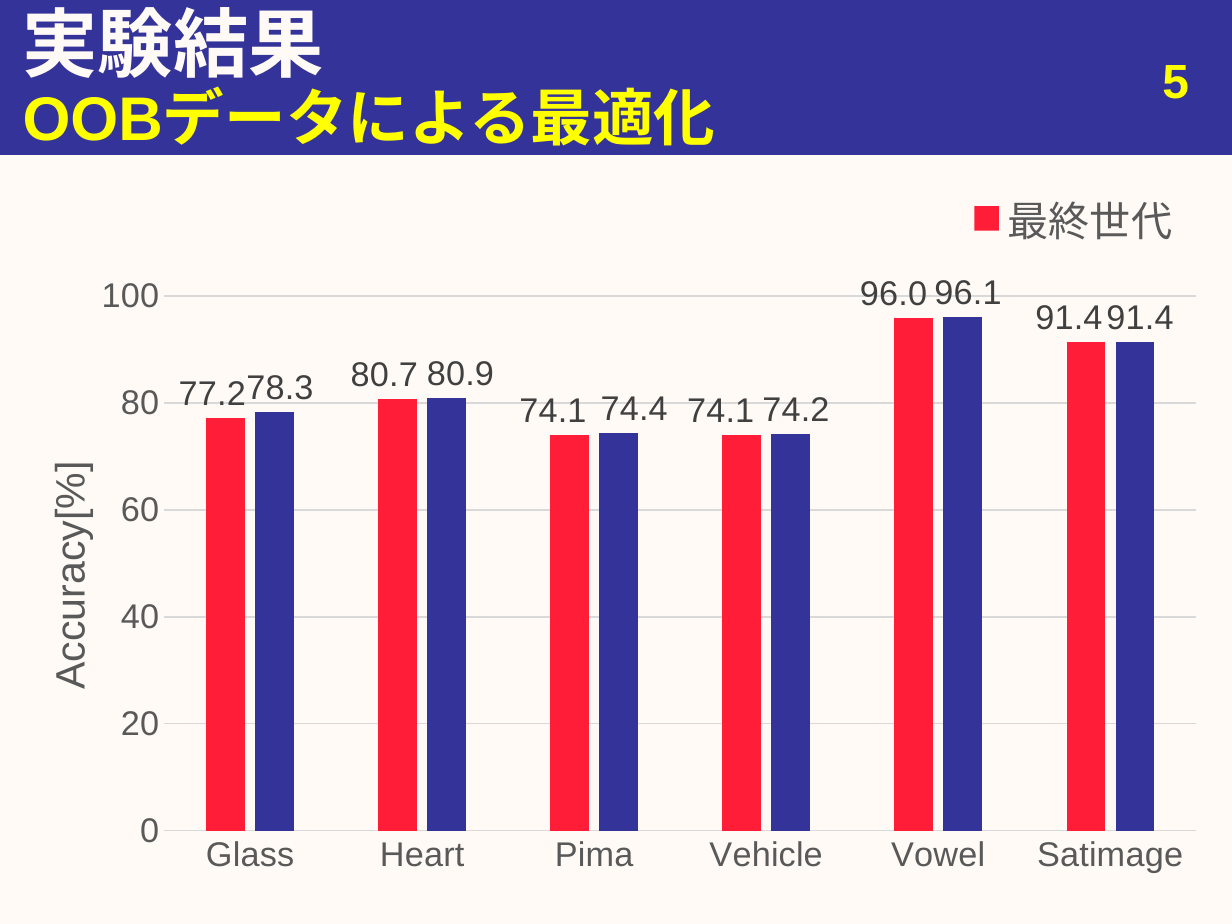
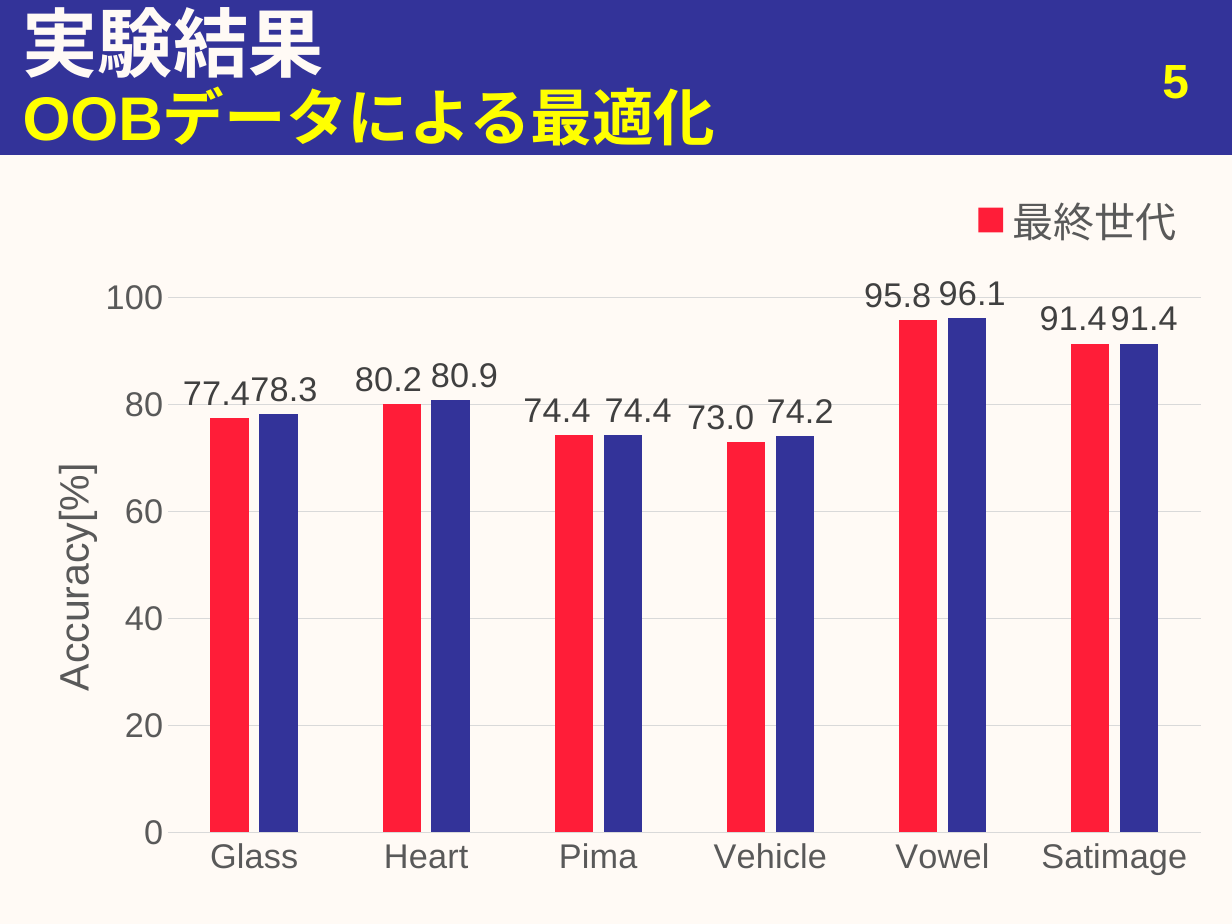
Before and after one commit to youle921/Slide-maintain, a slide deck: slide 5 of slide_0422/20190422_urita.pptx. Drawn at 1232x924 pixels with LibreOffice and Linux fonts; fonts in the diff are those of the drawing. Boxes give left, top, right and bottom in pixels: in the first picture for what was removed or moved away, otherwise in the second. Text is boxed around its words. In the diff, an @@ line names an element or a change of style, - is before the commit and + after.

Commit message:
slide update

```diff
--- a/slide_0422/20190422_urita.pptx
+++ b/slide_0422/20190422_urita.pptx
@@ column chart at bbox=[39, 170, 1201, 897] @@
-最終世代: 77.2, 80.7, 74.1, 74.1, 96, 91.4
+最終世代: 77.4, 80.2, 74.4, 73, 95.8, 91.4
@@ column chart: place and size @@
-column chart at bbox=[34, 169, 1196, 896]
+column chart at bbox=[39, 170, 1201, 897]
```
Also in this commit, not shown: 3 other slides changed.
